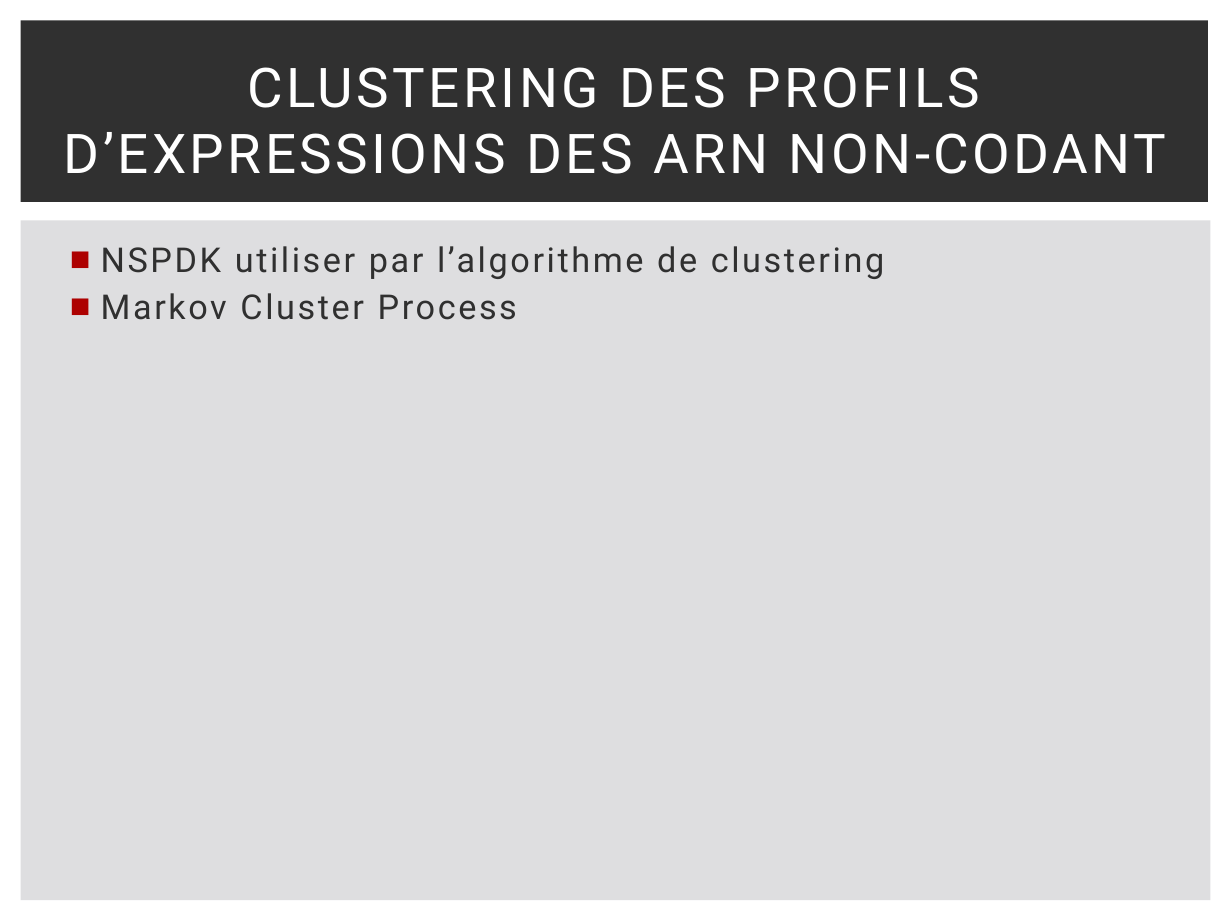
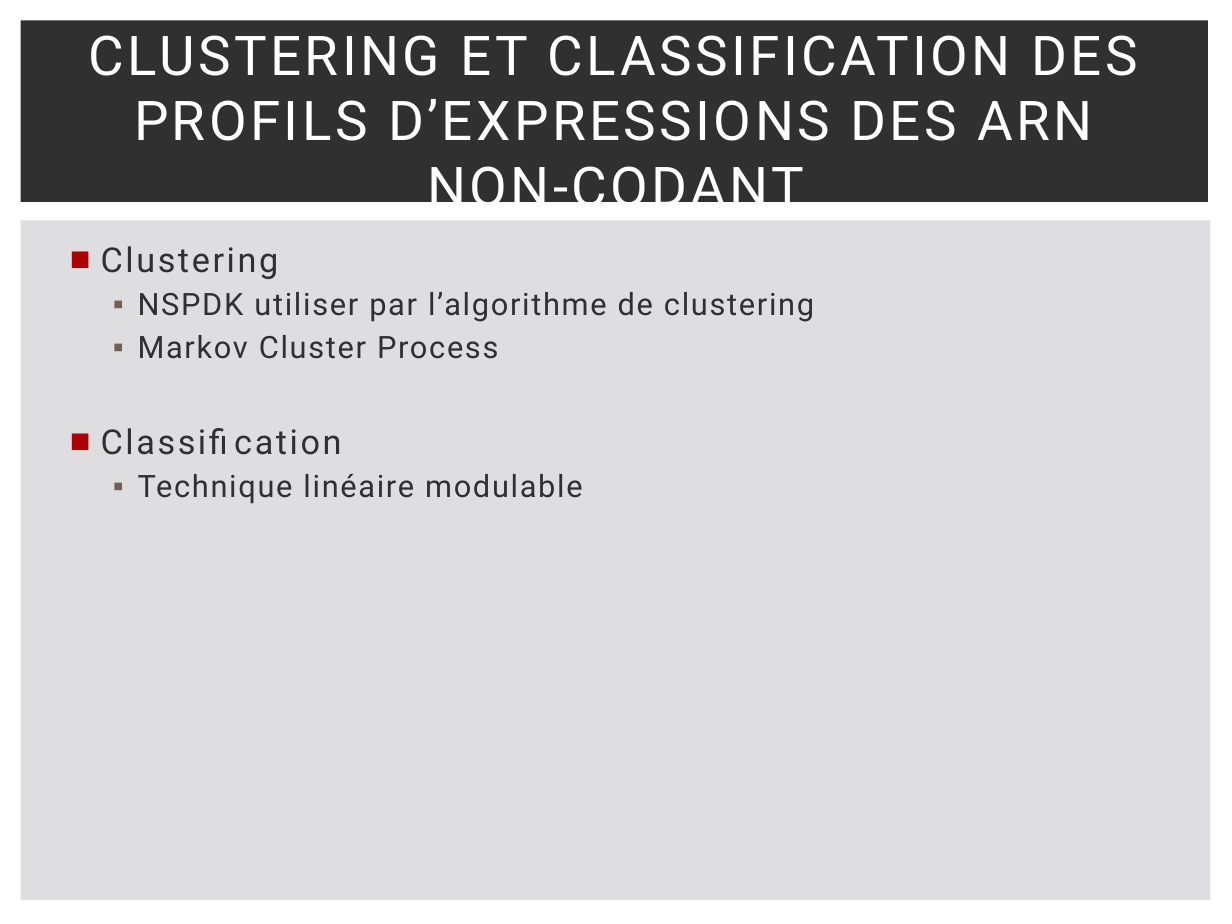
Before and after one commit to MaxChaza/M2BBS, a slide deck: slide 6 of Communication/BlockClust.pptx. Drawn at 1232x924 pixels with LibreOffice and Linux fonts; fonts in the diff are those of the drawing. Boxes give left, top, right and bottom in pixels: in the first picture for what was removed or moved away, otherwise in the second. Text is boxed around its words. In the diff, an @@ line names an element or a change of style, - is before the commit and + after.

```diff
--- a/Communication/BlockClust.pptx
+++ b/Communication/BlockClust.pptx
@@ title at (89, 35, 1138, 219): text changed @@
-CLUSTERING DES PROFILS D’EXPRESSIONS DES ARN NON-CODANT
+CLUSTERING ET CLASSIFICATION DES PROFILS D’EXPRESSIONS DES ARN NON-CODANT
@@ text at (101, 246, 279, 279): paragraph added @@
+■ Clustering
@@ text at (138, 292, 814, 359): size 20 to 18 pt, letter spacing 1.5 to 1 pt in "NSPDK utiliser par l’algorithme de clustering", "Markov Cluster Process"; bullet ■ to ▪; list level 1 to 2 in "NSPDK utiliser par l’algorithme de ..."; bullet colour #AD0101 to #726056; list level 1 to 2 in "Markov Cluster Process" @@
@@ text at (138, 474, 583, 504): paragraphs added @@
+■ Classification
+  ▪ Technique linéaire modulable
```
Also in this commit, not shown: 4 other slides changed, 1 slide removed.
